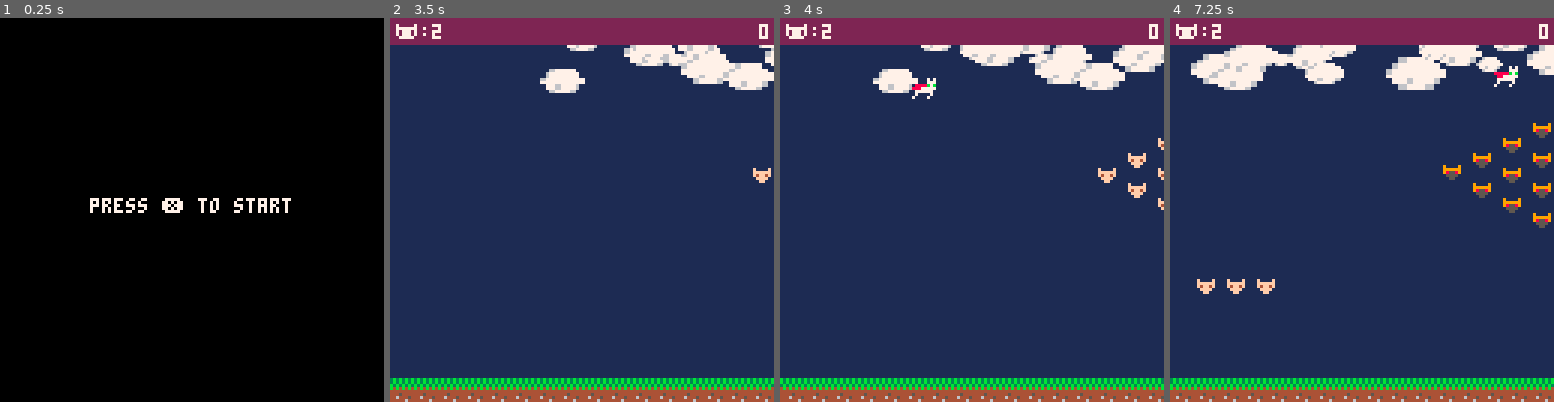
Above: before the commit, frames 1-4 (left to right).
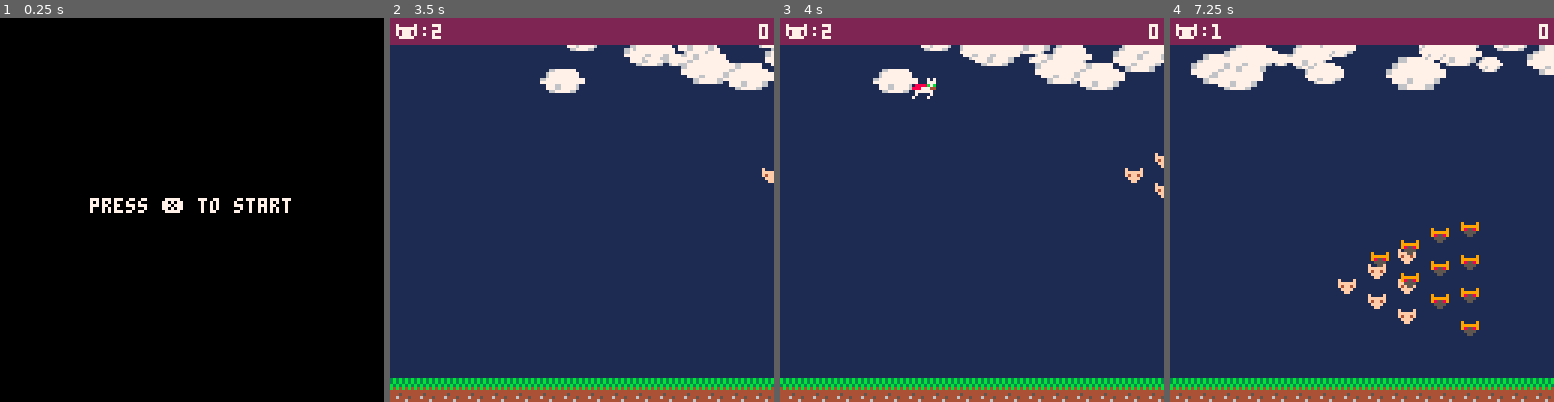
Above: after the commit, the same moments.

Repository: zothynine/picoheads
Game: PICO-8 cartridge catfight.p8
The game is run twice, just before and just after one commit, with the same random seed, the same clock (stepped at 60 frames per second) and the same inputs.
Inputs:
- Up to frame 1 (0.25 s): no input
- Up to frame 2 (3.5 s): tap X (X key) at 0.33, 1.07, 1.85, 2.97 s; hold Right 1.6-2.1 s; hold Up 2.15-2.42 s; hold Right 2.47-3.03 s; hold Left from 3.08 s (still down)
- Up to frame 3 (4 s): release Left at 3.58 s; hold Down 3.63-3.97 s
- Up to frame 4 (7.25 s): hold Right 4.02-4.68 s; tap X (X key) at 4.08, 5.2, 6.32 s; hold Up 4.73-5.03 s; hold Left 5.08-5.68 s; hold Down 5.73-6.03 s; hold Right 6.08-6.58 s; hold Right 6.63-7.13 s; hold Up from 7.18 s (still down)

Frame 1 is identical in both runs. In frame 2, 0.1% of the frame differs, in the area x 94-100%, y 39-43%; in frame 3, 0.7%; in frame 4, 3.7%, in the area x 7-100%, y 1-83%.

Commit message:
episode 10

Diff:
--- a/catfight.p8
+++ b/catfight.p8
@@ -191,6 +191,7 @@
 end
 
 function create_wave(_w)
+	_w.active=true
  for i=1,#_w.swarm do
  	local _x=_w.x+_w.swarm[i][1]
  	local _y=_w.y+_w.swarm[i][2]
@@ -198,27 +199,26 @@
   if _w.path=="linear" or
   			_w.path=="wave" or
   			_w.path=="slope" then
-   create_enemy(_w.enemy,_x,_y,_w.path)
+   create_enemy(_w,i,_x,_y)
   elseif _w.path=="circle" then
-  	local _r=sqrt((_x-127)*(_x-127)+(127-_y)*(127-_y))
-   create_enemy(_w.enemy,_x,_y,_w.path,_r,127,127,0.25-0.003*_w.swarm[i][1])
+   create_enemy(_w,i,_x,_y,127,127,0.25-0.003)
   end
  end
 end
 
-function create_enemy(_sprt,_x,_y,_p,_r,_originx,_originy,_a)
+function create_enemy(_w,_si,_x,_y,_originx,_originy,_a)
  add(enemies,
   {
   	x=_x,
   	y=_y,
   	w=6,
   	h=5,
-  	p=_p,
-  	r=_r, --circle radius
+  	r=sqrt((_w.x-127)*(_w.x-127)+(127-_w.y)*(127-_w.y)), --circle radius
   	ox=_originx, --circle center x
   	oy=_originy, --circle center y
   	a=_a, --initial angle
-  	sprt=_sprt
+  	∧=_w,
+  	si=_si
   })
 end
 
@@ -234,29 +234,37 @@
 function update_enemies()
  for i=#enemies,1,-1 do
   local _e=enemies[i]
-  if _e.p=="linear" then
+  if _e.∧.path=="linear" then
    if _e.x+_e.w<0 then
     del(enemies,_e)
    end
-   _e.x-=0.5
-  elseif _e.p=="wave" then
+   _e.∧.x-=0.1
+   _e.x=_e.∧.x+_e.∧.swarm[_e.si][1]
+  elseif _e.∧.path=="wave" then
    if (_e.x+_e.w<0) del(enemies,_e)
-   _e.x-=0.6
-   _e.y-=sin(_e.x/12)
-  elseif _e.p=="slope" then
+   _e.∧.x-=0.1
+   _e.∧.y-=sin(_e.∧.x/24)
+   _e.x=_e.∧.x+_e.∧.swarm[_e.si][1]
+   _e.y=_e.∧.y+_e.∧.swarm[_e.si][2]
+  elseif _e.∧.path=="slope" then
    if _e.x+_e.w<0 then
     del(enemies,_e)
    end
-   if _e.x<97 and _e.x>30 and _e.y<87 then
-   	_e.y+=0.8
+   if _e.∧.x<97 and _e.∧.x>30 and _e.∧.y<87 then
+   	_e.∧.y+=0.08
    end
-  	_e.x-=0.5
-  elseif _e.p=="circle" then
+  	_e.∧.x-=0.05
+
+  	_e.x=_e.∧.x+_e.∧.swarm[_e.si][1]
+   _e.y=_e.∧.y+_e.∧.swarm[_e.si][2]
+  elseif _e.∧.path=="circle" then
    if (_e.y>127) del(enemies,_e)
    _e.a+=0.003
    if (_e.a > 1) _e.a=0
-   _e.x=_e.ox+_e.r*cos(_e.a)
-   _e.y=_e.oy+_e.r*sin(_e.a)
+   _e.∧.x=_e.ox+_e.r*cos(_e.a)
+   _e.∧.y=_e.oy+_e.r*sin(_e.a)
+   _e.x=_e.∧.x+_e.∧.swarm[_e.si][1]
+   _e.y=_e.∧.y+_e.∧.swarm[_e.si][2]
   end
 
   if collision(_e,ascii) then
@@ -362,7 +370,7 @@
 end
 
 function draw_enemy(_e)
-	local _s=_e.sprt
+	local _s=_e.∧.enemy
 	sspr(_s[1],_s[2],_s[3],_s[4],_e.x,_e.y)
 end
 
@@ -428,7 +436,7 @@
 0000000000000707900009f0000f0000000000000000000000000000000000000000000000000000000000000000000000000000000000000000000000000000
 00000000dd000777999999ffffff0000000000000000000000000000000000000000000000000000000000000000000000000000000000000000000000000000
 00700700a8888b7b985589f4ff4f0000000000000000000000000000000000000000000000000000000000000000000000000000000000000000000000000000
-00077000988777770555500ffff00000000000000000000000000000000000000000000000000000000000000000000000000000000000000000000000000000
+00077000988777440555500ffff00000000000000000000000000000000000000000000000000000000000000000000000000000000000000000000000000000
 000770000777777000550000ff000000000000000000000000000000000000000000000000000000000000000000000000000000000000000000000000000000
 00700700070000700000000000000000000000000000000000000000000000000000000000000000000000000000000000000000000000000000000000000000
 00000000700007000000000000000000000000000000000000000000000000000000000000000000000000000000000000000000000000000000000000000000
